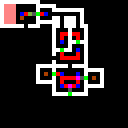
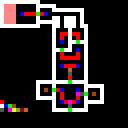
Layered file, before and after one edit (128 × 128). Changes by layer:
added layer "pallete" above "gates3" over [0, 100, 28, 112]
painted on "gates" over [28, 12, 84, 108]
painted on "walls" over [20, 16, 104, 112]
painted on "cables" over [52, 64, 88, 112]
